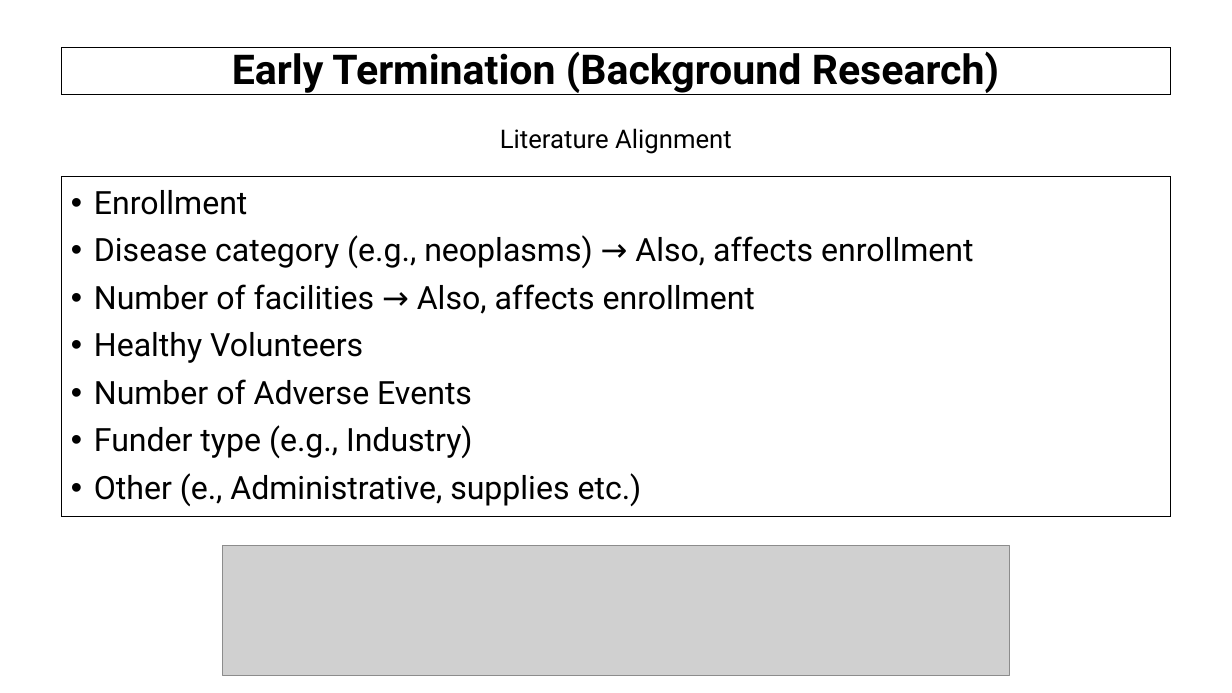
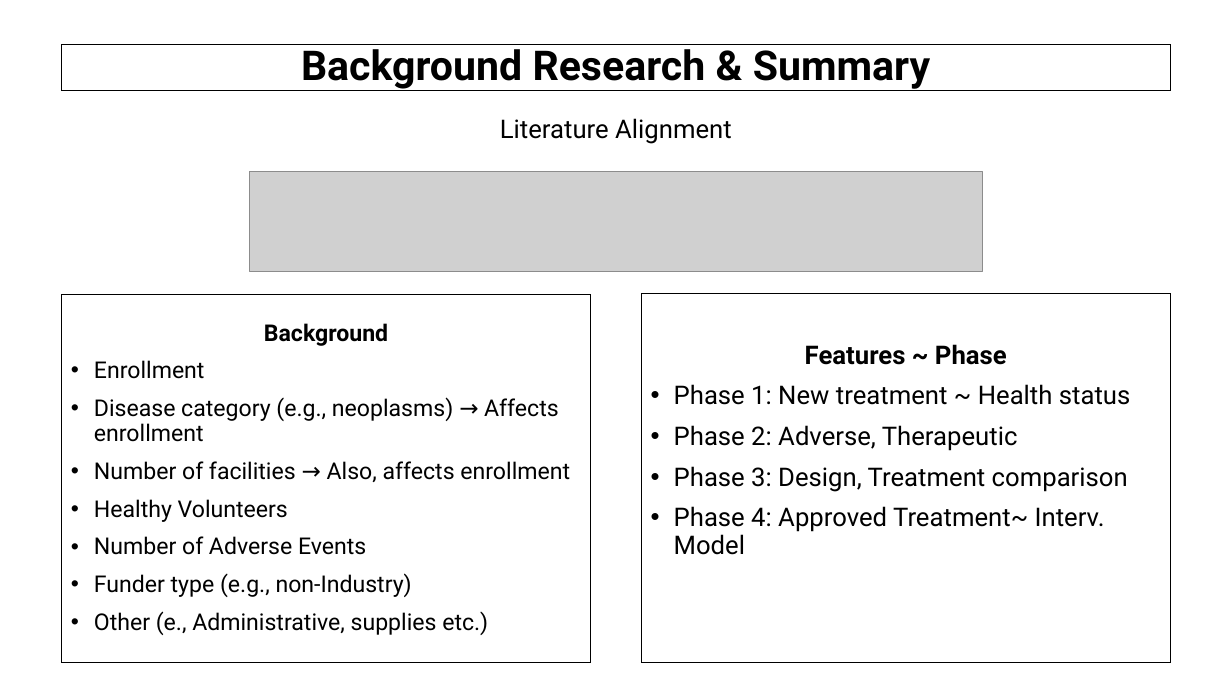
Before and after one commit to AndreouEugenia/Thesis, a slide deck: slide 24 of Thesis_Presentation.pptx. Drawn at 1232x693 pixels with LibreOffice and Linux fonts; fonts in the diff are those of the drawing; grey boxes stand for pictures; background and template pictures are left out. Boxes give left, top, right and bottom in pixels: in the first picture for what was removed or moved away, otherwise in the second. Text is boxed around its words. In the diff, an @@ line names an element or a change of style, - is before the commit and + after.

```diff
--- a/Thesis_Presentation.pptx
+++ b/Thesis_Presentation.pptx
@@ title "Background Research & Summary" moved from (x1=62, y1=48, x2=1171, y2=94) to (x1=62, y1=44, x2=1171, y2=91) @@
@@ title at (x1=301, y1=44, x2=930, y2=91): text changed @@
-Early Termination (Background Research)
+Background Research & Summary
@@ text "Literature Alignment" moved from (x1=500, y1=128, x2=732, y2=154) to (x1=500, y1=118, x2=732, y2=144) @@
@@ picture added at (x1=250, y1=171, x2=982, y2=271) @@
@@ text "Background" resized from (x1=62, y1=177, x2=1171, y2=516) to (x1=62, y1=294, x2=592, y2=663) @@
@@ rectangle added at (x1=641, y1=294, x2=1171, y2=663), outline #000000 0.75 pt, 20 pt, text #000000 @@
+Features ~ Phase
+• Phase 1: New treatment ~ Health status
+• Phase 2: Adverse, Therapeutic
+• Phase 3: Design, Treatment comparison
+• Phase 4: Approved Treatment~ Interv. Model
@@ text at (x1=264, y1=323, x2=388, y2=346): paragraph added @@
+Background
@@ text at (x1=94, y1=360, x2=570, y2=635): size 25 to 18 pt in "Enrollment", "Number of facilities → Also, affects enrollment", "Healthy Volunteers", "Number of Adverse Events" and 1 more places @@
@@ text at (x1=94, y1=397, x2=559, y2=442): text changed; size 25 to 18 pt @@
-• Disease category (e.g., neoplasms) → Also, affects enrollment
+• Disease category (e.g., neoplasms) → Affects enrollment
@@ picture removed at (x1=223, y1=546, x2=1010, y2=676) @@
@@ text at (x1=94, y1=573, x2=412, y2=597): text changed; size 25 to 18 pt @@
-• Funder type (e.g., Industry)
+• Funder type (e.g., non-Industry)
```
Also in this commit, not shown: 11 other slides changed, 8 other files.
